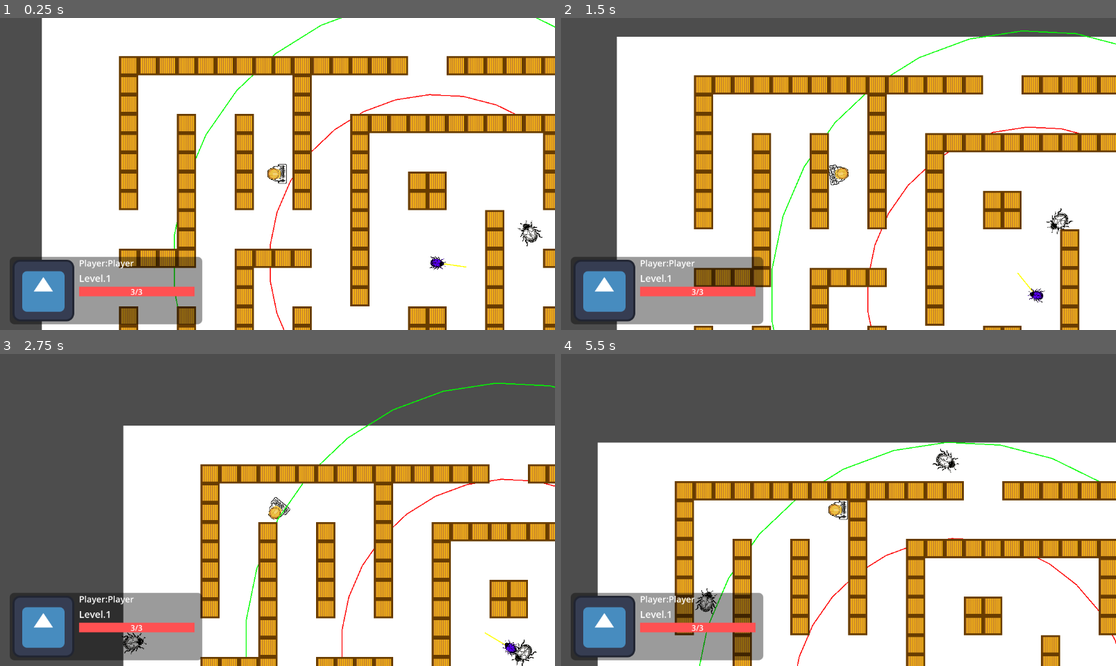
Above: before the commit, frames 1-4 (two rows, left to right).
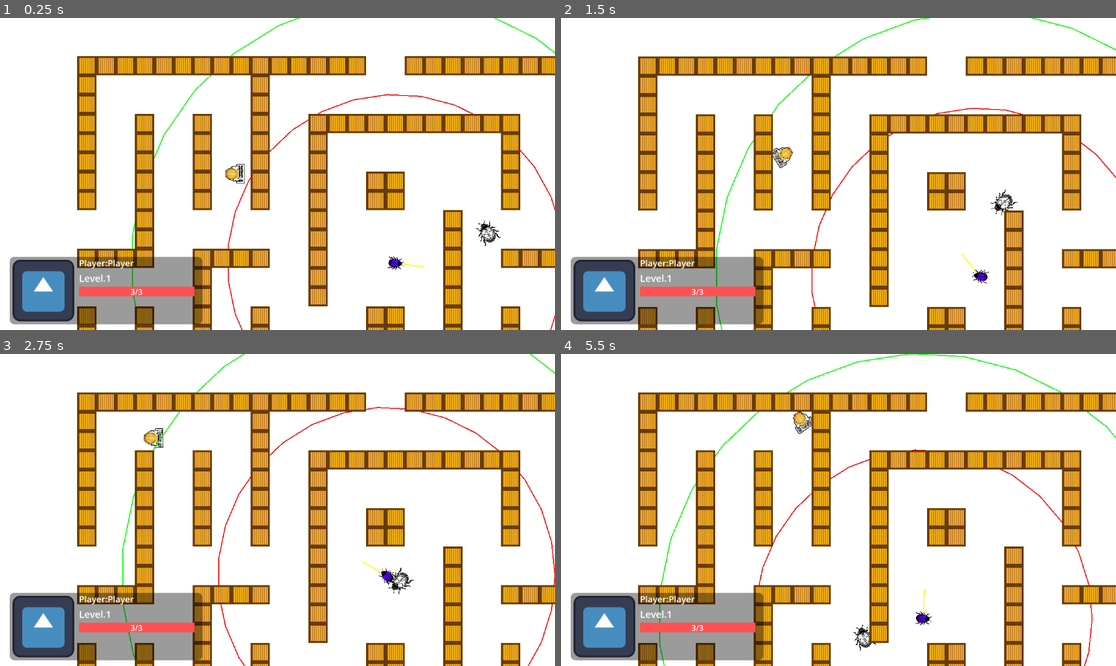
Above: after the commit, the same moments.

Repository: exiayyg/test
Game: Godot game, scene res://Scenes/Levels/test_level.tscn
The game is run twice, just before and just after one commit, with the same random seed, the same clock (stepped at 60 frames per second) and the same inputs. The engine's default icon, where the game draws it, is replaced by a stand-in: a white triangle on a blue panel in a dark square.
Inputs (mouse positions are in pixels of both pictures, inside the frame that each line leads up to):
- Up to frame 1 (0.25 s): no input
- Up to frame 2 (1.5 s): move the mouse to (960, 158) at 0.52 s; press the mouse at (960, 158) at 0.53 s; hold D (Right) 0.53-1.28 s; move the mouse to (727, 189) at 1.27 s; release the mouse at (727, 189) at 1.28 s; hold S (Down) from 1.28 s (still down); click (727, 189) at 1.35 s
- Up to frame 3 (2.75 s): move the mouse to (333, 441) at 2.02 s; release S (Down) at 2.03 s; press the mouse at (333, 441) at 2.03 s; hold D (Right) from 2.03 s (still down)
- Up to frame 4 (5.5 s): move the mouse to (810, 572) at 2.77 s; release D (Right) at 2.78 s; release the mouse at (810, 572) at 2.78 s; hold W (Up) 2.78-3.53 s; click (810, 572) at 2.85 s; move the mouse to (1005, 556) at 3.52 s; press the mouse at (1005, 556) at 3.53 s; hold A (Left) 3.53-5.03 s; move the mouse to (672, 463) at 4.27 s; release the mouse at (672, 463) at 4.28 s; click (672, 463) at 4.35 s; move the mouse to (866, 510) at 5.02 s; press the mouse at (866, 510) at 5.03 s; hold S (Down) from 5.03 s (still down)

The runs differ from the first frame. In frame 1, 41% of the frame differs, in the area x 0-100%, y 0-100%; in frame 2, 45%; in frame 3, 62%; in frame 4, 63%.

Commit message:
新增地图边界，杀敌数计算，胜利&失败条件判断逻辑

Diff:
--- a/Scenes/Levels/test_level.tscn
+++ b/Scenes/Levels/test_level.tscn
@@ -6,6 +6,12 @@
 [ext_resource type="PackedScene" uid="uid://cj8rug5ml2gcv" path="res://Scenes/characters/Enemies/normal_enemy.tscn" id="3_2ytpj"]
 [ext_resource type="PackedScene" uid="uid://0wcttjmqkm8d" path="res://Scenes/characters/Enemies/Special_enemy.tscn" id="4_db73o"]
 [ext_resource type="PackedScene" uid="uid://bjq4yui5a6b1g" path="res://Scenes/UI/HUD/HUD.tscn" id="6_k8g1k"]
+
+[sub_resource type="RectangleShape2D" id="RectangleShape2D_k8g1k"]
+size = Vector2(49, 1104)
+
+[sub_resource type="RectangleShape2D" id="RectangleShape2D_x4x4f"]
+size = Vector2(1670, 55)
 
 [sub_resource type="TileSetAtlasSource" id="TileSetAtlasSource_k8g1k"]
 texture = ExtResource("2_npfmg")
@@ -26,6 +32,43 @@
 
 [node name="Test_Level" type="Node2D"]
 script = ExtResource("1_b07c4")
+
+[node name="Wall" type="Node2D" parent="."]
+
+[node name="Left_wall" type="StaticBody2D" parent="Wall"]
+position = Vector2(3, 0)
+collision_layer = 16
+collision_mask = 14
+
+[node name="CollisionShape2D" type="CollisionShape2D" parent="Wall/Left_wall"]
+position = Vector2(-28, 546)
+shape = SubResource("RectangleShape2D_k8g1k")
+
+[node name="Right_wall" type="StaticBody2D" parent="Wall"]
+position = Vector2(1632, 0)
+collision_layer = 16
+collision_mask = 14
+
+[node name="CollisionShape2D" type="CollisionShape2D" parent="Wall/Right_wall"]
+position = Vector2(-28, 546)
+shape = SubResource("RectangleShape2D_k8g1k")
+
+[node name="Top_wall" type="StaticBody2D" parent="Wall"]
+collision_layer = 16
+collision_mask = 14
+
+[node name="CollisionShape2D" type="CollisionShape2D" parent="Wall/Top_wall"]
+position = Vector2(825, -17.5)
+shape = SubResource("RectangleShape2D_x4x4f")
+
+[node name="Buttom_wall" type="StaticBody2D" parent="Wall"]
+position = Vector2(6, 1030)
+collision_layer = 16
+collision_mask = 14
+
+[node name="CollisionShape2D" type="CollisionShape2D" parent="Wall/Buttom_wall"]
+position = Vector2(825, -17.5)
+shape = SubResource("RectangleShape2D_x4x4f")
 
 [node name="ColorRect" type="ColorRect" parent="."]
 offset_right = 40.0
--- a/Scenes/characters/player.tscn
+++ b/Scenes/characters/player.tscn
@@ -63,6 +63,10 @@
 [node name="can_hurt_cooldown" type="Timer" parent="Timer_node"]
 
 [node name="Camera2D" type="Camera2D" parent="."]
+limit_left = 0
+limit_top = 0
+limit_right = 1600
+limit_bottom = 1000
 
 [node name="Bullet_Spwan" type="Marker2D" parent="."]
 position = Vector2(19, 0)
--- a/Scripts/Bullets/bullet.gd
+++ b/Scripts/Bullets/bullet.gd
@@ -19,4 +19,5 @@
 func _on_body_entered(body: Node2D) -> void:#子弹碰撞信号
 	if "is_enemy" in body:#如果碰撞对象是敌人
 		body.queue_free()#销毁敌人
+		Global.current_kill_count += 1
 	queue_free()#销毁子弹
--- a/Scripts/Characters/player.gd
+++ b/Scripts/Characters/player.gd
@@ -33,11 +33,10 @@
 	#print("shoot")
 
 func died():#玩家死亡逻辑
-	print("player died")
 	player_died.emit()
 	pass
 
-#伤害逻辑
+#伤害逻辑d
 func hurt(damage: float):
 	if can_hurt:
 		$AnimationPlayer.play("hurt")
--- a/Scripts/Global/global.gd
+++ b/Scripts/Global/global.gd
@@ -8,6 +8,7 @@
 var is_special_enemy_present = false
 var inverted_controls = false
 var special_enemy_count = 0  # 添加特殊敌人计数器
+var current_kill_count: int = 0
 
 signal controls_inverted_changed(inverted)
 
--- a/Scripts/Levels/test_level.gd
+++ b/Scripts/Levels/test_level.gd
@@ -6,7 +6,10 @@
 #预加载普通敌人场景
 @onready var player: CharacterBody2D = $Player
 
-@export var player_avater: Texture = preload("res://Assets/Player/player.png")
+@export var player_avater: Texture = preload("res://Assets/Player/player_avater.png")
+@export var max_enemies_count: int = 150
+var current_enemies_count: int = 0
+
 #设置生成地图的边界
 @export var map_width: float = 1450.0
 @export var map_height: float = 930.0
@@ -14,10 +17,19 @@
 @export var map_center: Vector2 = Vector2(576, 324)
 
 func _ready() -> void:
-	GameHUD.instance.setup_player("Player", 1, 3)
+	GameHUD.instance.setup_player("Player", 1, player.health,)
+	Global.current_kill_count = 0
 
 func _physics_process(_delta: float) -> void:
 	Global.player_position = player.global_position#实时更新玩家全局位置
+
+	#测试用，打印当前杀敌数
+	#print(Global.current_kill_count)
+	#测试用，打印当前杀敌数
+
+	#判断是否胜利
+	if Global.current_kill_count >= 145:
+		victory()
 
 #发送子弹
 func _on_player_shoot_string(player_position: Vector2, mouse_position: Vector2) -> void:
@@ -27,13 +39,22 @@
 	bullet.set_direction(bullet_direction)#设置子弹发射方向
 	$Bullets.add_child(bullet)#将实例化的子弹场景存入Bullers节点中
 
+
 #生成敌人，没有给确切的生成位置就随机出生点生成
 func create_enemies(spawn_position: Vector2 = Vector2(0, 0)):#创建敌人方法，需要传入敌人生成位置（spawn_position）
-	var normal_enemy = normal_enemy_scene.instantiate()#在关卡中创建普通敌人实例
-	if spawn_position == Vector2.ZERO:
-		spawn_position = GetRandomSpawnPositionOutsideMap()
-	normal_enemy.global_position = spawn_position#获取敌人生成位置
-	$Enemies.add_child(normal_enemy)#将实例化的敌人场景存入Enemies节点中
+	if current_enemies_count < max_enemies_count:
+		var normal_enemy = normal_enemy_scene.instantiate()#在关卡中创建普通敌人实例
+		if spawn_position == Vector2.ZERO:
+			spawn_position = GetRandomSpawnPositionOutsideMap()
+		normal_enemy.global_position = spawn_position#获取敌人生成位置
+		$Enemies.add_child(normal_enemy)#将实例化的敌人场景存入Enemies节点中
+		current_enemies_count += 1
+
+
+
+		#测试用，打印生成敌人数量
+		#print(current_enemies_count)
+		#测试用，打印生成敌人数量
 
 #随机获取一个地图外的出生点
 func GetRandomSpawnPositionOutsideMap() -> Vector2:
@@ -55,6 +76,13 @@
 			spawn_pos.y = randf_range(0, map_height)
 	return spawn_pos
 
+func victory():
+	#测试用,打印是否胜利
+	#print("success")
+	#测试用,打印是否胜利
+	pass
+
+
 #Test_Level节点下SpawnTimer生成敌人时间信号
 func _on_spawn_timer_timeout() -> void:
 	create_enemies()
Binary file added: Assets/Player/player_avater.png
Not shown, added: Assets/Player/player_avater.png.import
Not shown: 1 places in Scenes/Levels/test_level.tscn that only renumber resources
